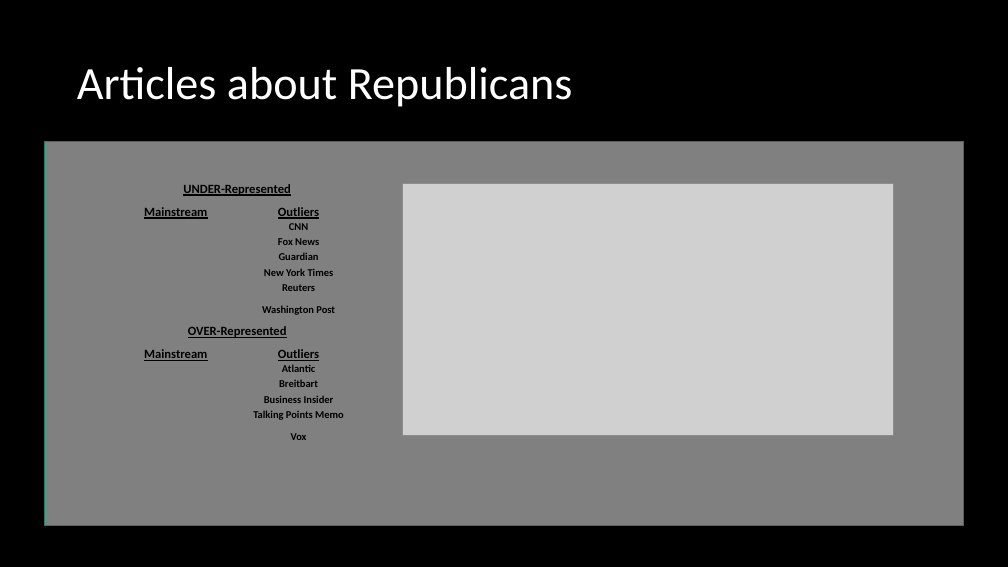
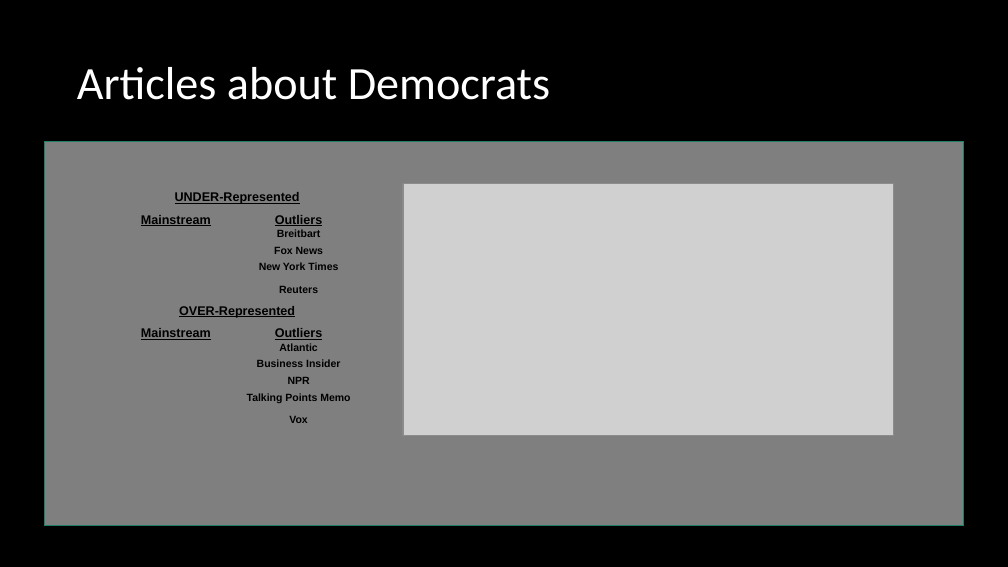
Before and after one commit to jrizcallah/Springboard, a slide deck: slide 32 of Springboard/capstone2/reports/sentiment_bias_presentation.pptx (slide 27 before the commit). Drawn at 1008x567 pixels with LibreOffice and Linux fonts; fonts in the diff are those of the drawing; grey boxes stand for pictures. Boxes give left, top, right and bottom in pixels: in the first picture for what was removed or moved away, otherwise in the second. Text is boxed around its words. In the diff, an @@ line names an element or a change of style, - is before the commit and + after.

```diff
--- a/Springboard/capstone2/reports/sentiment_bias_presentation.pptx
+++ b/Springboard/capstone2/reports/sentiment_bias_presentation.pptx
@@ title at bbox=[77, 67, 550, 100]: text changed @@
-Articles about Republicans
+Articles about Democrats
@@ rectangle at bbox=[45, 141, 964, 525]: fill #808080 to #7F7F7F; outline #1E8168 1 pt to #1D7F66 1 pt @@
@@ table at bbox=[114, 183, 359, 427] @@
-row 3, column 2: CNN
+row 3, column 2: Breitbart
-row 5:  | Guardian
-row 8:  | Washington Post
-row 12:  | Breitbart
+row 11:  | NPR
@@ table: place and size @@
-table at bbox=[114, 174, 359, 444]
+table at bbox=[114, 183, 359, 427]
```
Also in this commit, not shown: 26 other slides changed, 6 slides added, 2 slides removed, 29 other files.
